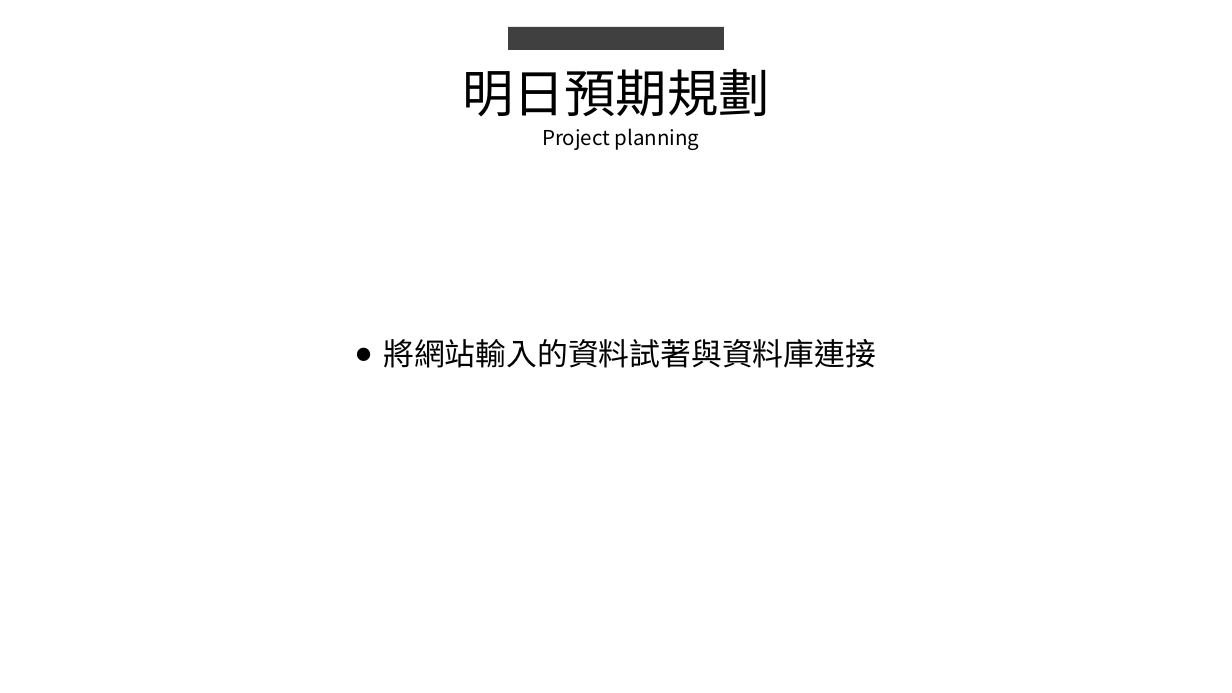
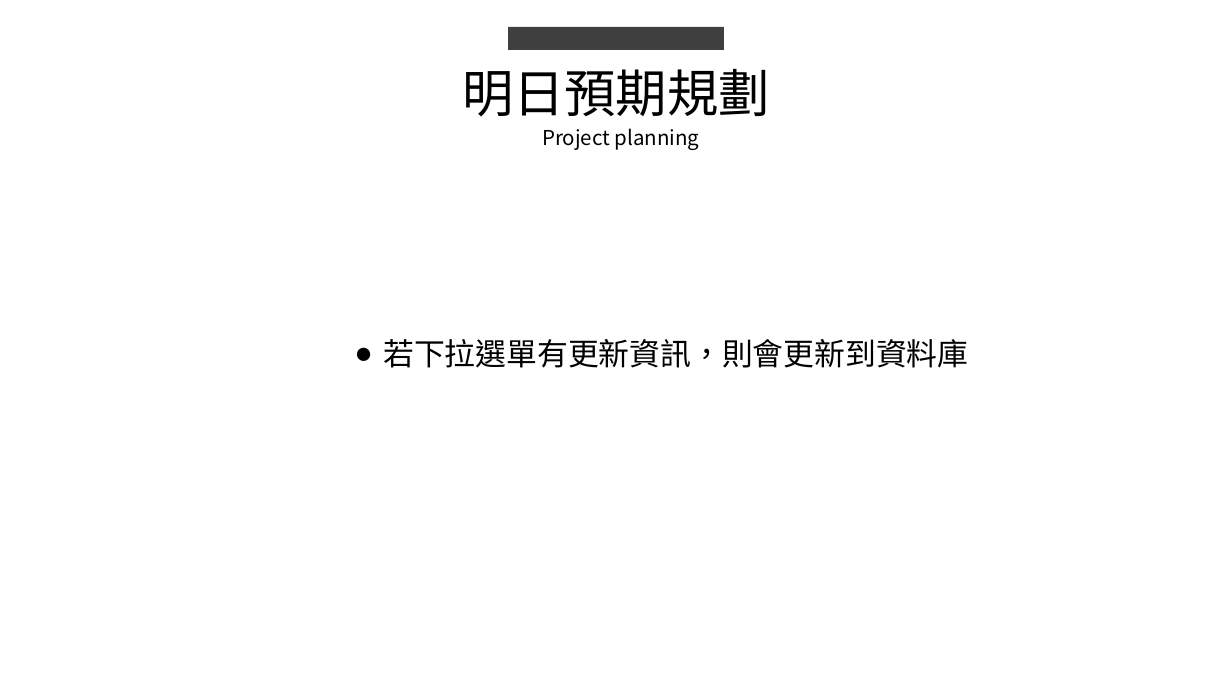
Before and after one commit to king637324/KnowledgeGreenhouseSystem, a slide deck: slide 5 of 工作日報_葉柏漢/2021.08/2021.08.11(加班)~2021.08.12工作日報_葉柏漢.pptx (slide 4 before the commit). Drawn at 1232x693 pixels with LibreOffice and Linux fonts; fonts in the diff are those of the drawing. Boxes give left, top, right and bottom in pixels: in the first picture for what was removed or moved away, otherwise in the second. Text is boxed around its words. In the diff, an @@ line names an element or a change of style, - is before the commit and + after.

```diff
--- a/工作日報_葉柏漢/2021.08/2021.08.11(加班)~2021.08.12工作日報_葉柏漢.pptx
+++ b/工作日報_葉柏漢/2021.08/2021.08.11(加班)~2021.08.12工作日報_葉柏漢.pptx
@@ text at box(383, 339, 968, 368): text changed @@
-● 將網站輸入的資料試著與資料庫連接
+● 若下拉選單有更新資訊，則會更新到資料庫
```
Also in this commit, not shown: 1 other slide changed, 1 slide added, 3 other files.
